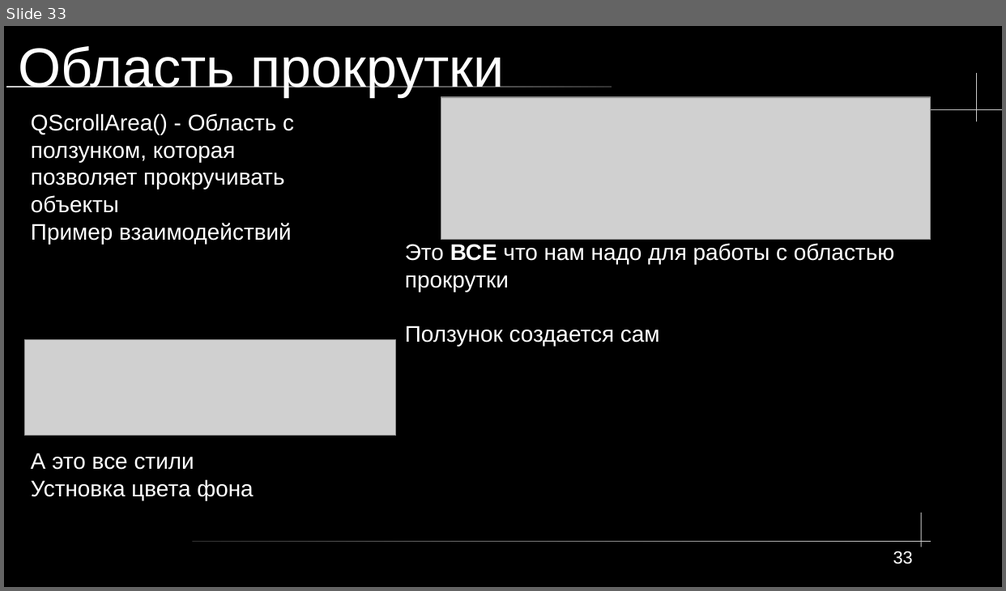
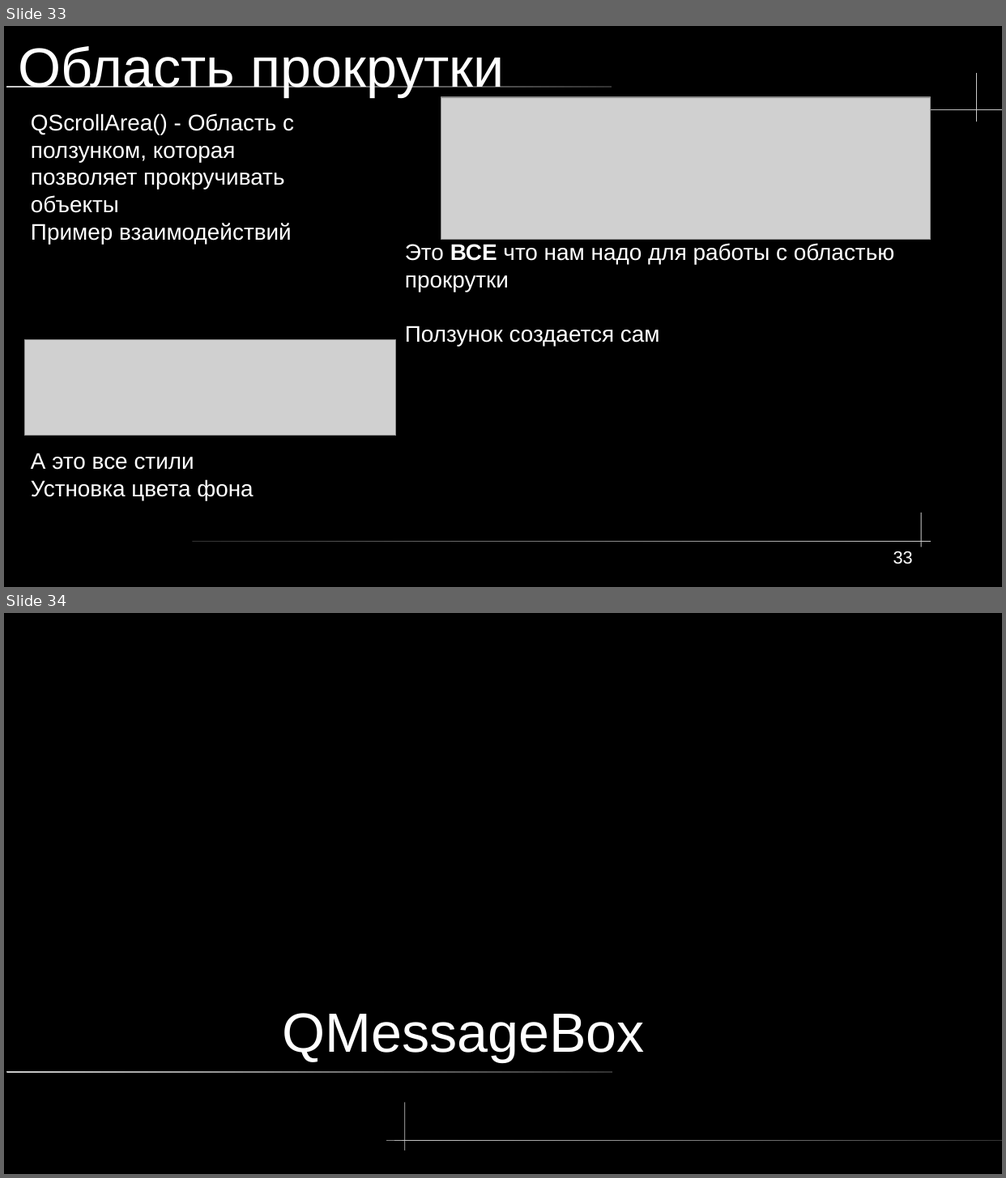
Before and after one commit to NikoFan/demka_on_fckn_pyside6, a slide deck: ПРЕЗЕНТАЦИИ/УП Презентация 1.odp. Shown one above the other, each under a label of ours: slide 33 before the commit, slides 33 and 34 after it. The pictures are 1006x591 and 1006x1178 pixels, drawn with LibreOffice and Linux fonts; fonts in the diff are those of the drawing; grey boxes stand for pictures. Boxes give left, top, right and bottom in pixels: in the first picture for what was removed or moved away, otherwise in the second. Text is boxed around its words. In the diff, an @@ line names an element or a change of style, - is before the commit and + after.

```diff
--- a/ПРЕЗЕНТАЦИИ/УП Презентация 1.odp
+++ b/ПРЕЗЕНТАЦИИ/УП Презентация 1.odp
@@ slide 34 added at bbox=[4, 613, 1002, 1174], background #000000 @@
@@ title added at bbox=[282, 1013, 645, 1063], 44 pt, text #FFFFFF @@
+QMessageBox
@@ rounded rectangle added at bbox=[6, 1071, 612, 1073], fill gradient #CCCCCC to #333333 @@
@@ freeform shape added at bbox=[404, 1103, 405, 1151], fill #CCCCCC @@
@@ rounded rectangle added at bbox=[386, 1140, 1002, 1141], fill gradient #CCCCCC to #333333 @@
```
Also in this commit, not shown: 1 slide changed, 1 other slide added, 2 other files.
